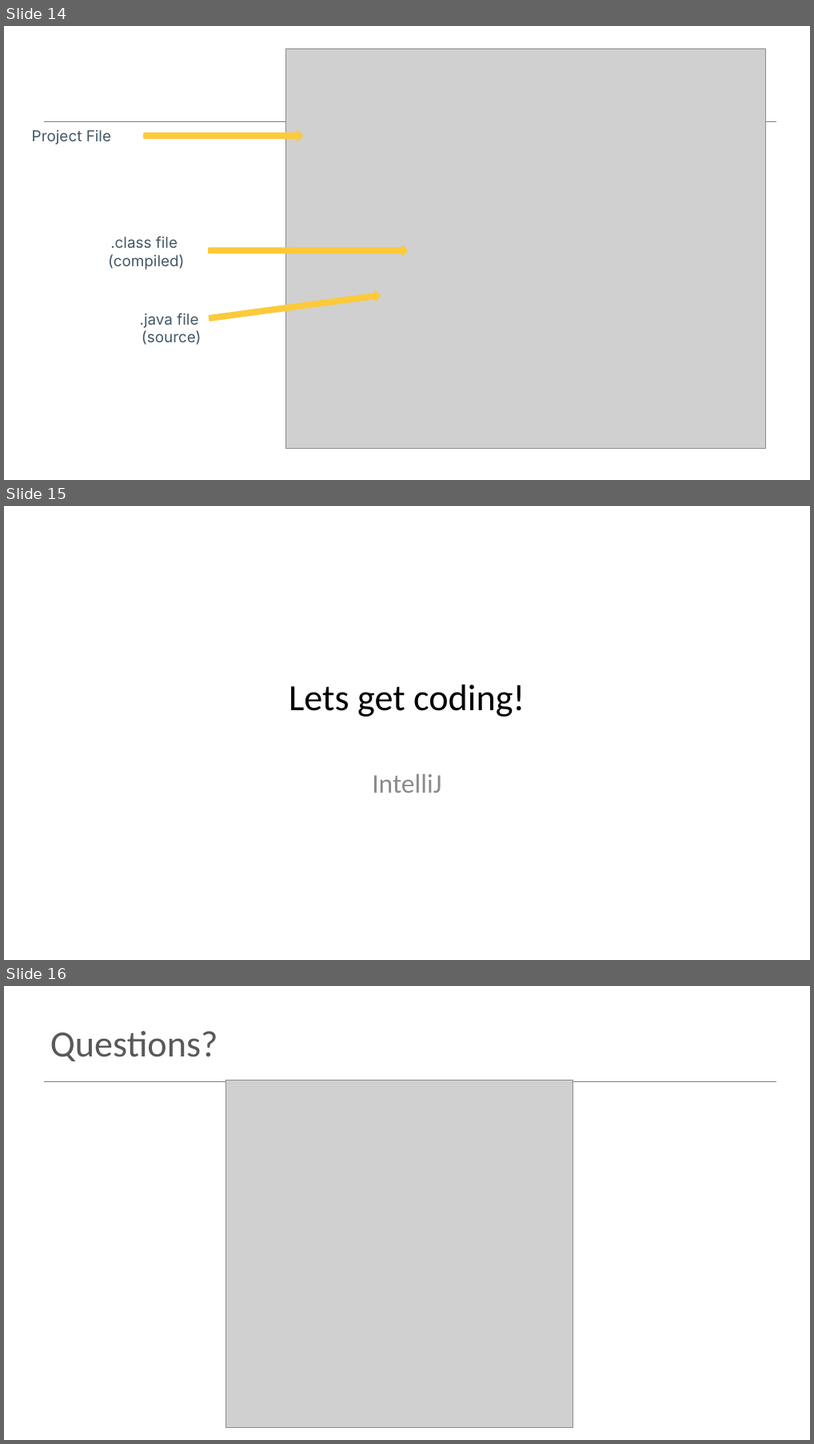
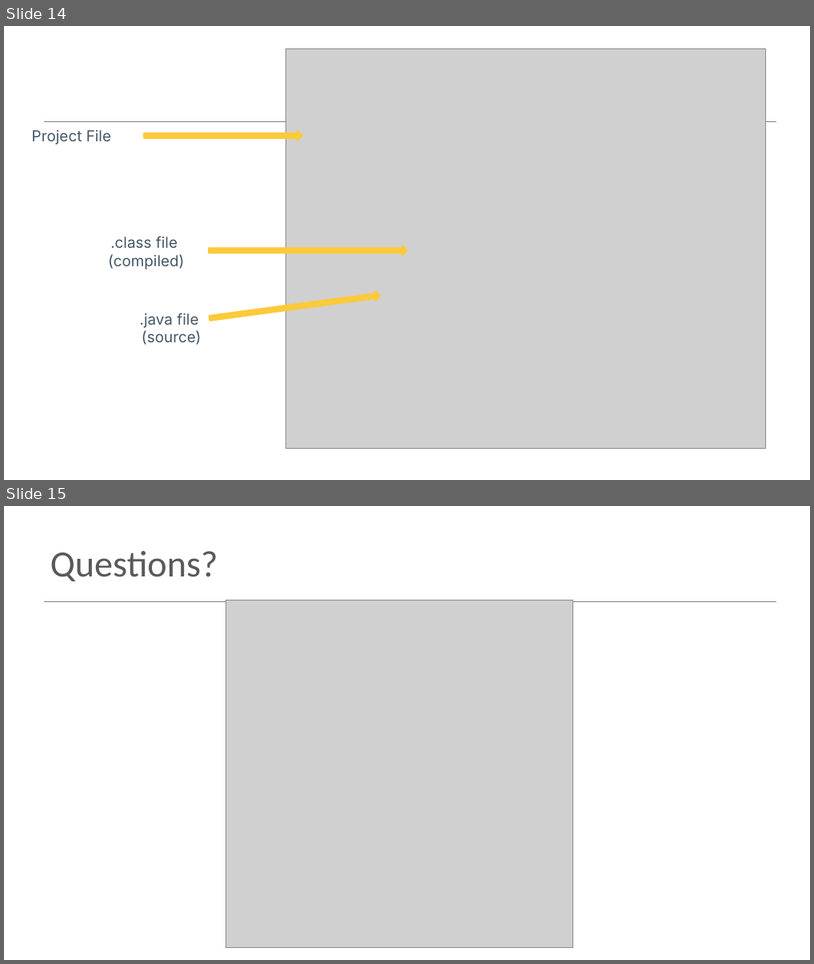
Before and after one commit to Programming-Fundamentals-SETU/prog-fund-2-jan-26, a slide deck: topic01-IntelliJ-JVM-and-IO/unit-01a-introduction/talk-4-intellij/Intellij.pptx. Shown one above the other, each under a label of ours: slides 14, 15 and 16 before the commit, slides 14 and 15 after it. The pictures are 814x1444 and 814x964 pixels, drawn with LibreOffice and Linux fonts; fonts in the diff are those of the drawing; grey boxes stand for pictures. Boxes give left, top, right and bottom in pixels: in the first picture for what was removed or moved away, otherwise in the second. Text is boxed around its words. In the diff, an @@ line names an element or a change of style, - is before the commit and + after.

```diff
--- a/topic01-IntelliJ-JVM-and-IO/unit-01a-introduction/talk-4-intellij/Intellij.pptx
+++ b/topic01-IntelliJ-JVM-and-IO/unit-01a-introduction/talk-4-intellij/Intellij.pptx
@@ slide 15 removed at [4,506,810,960], background #FFFFFF @@
@@ title removed at [289,684,525,716] @@
-Lets get coding!
@@ subtitle removed at [372,774,442,792] @@
-IntelliJ
@@ what was slide 16 is now slide 15 @@
```
Also in this commit, not shown: 8 other files.
